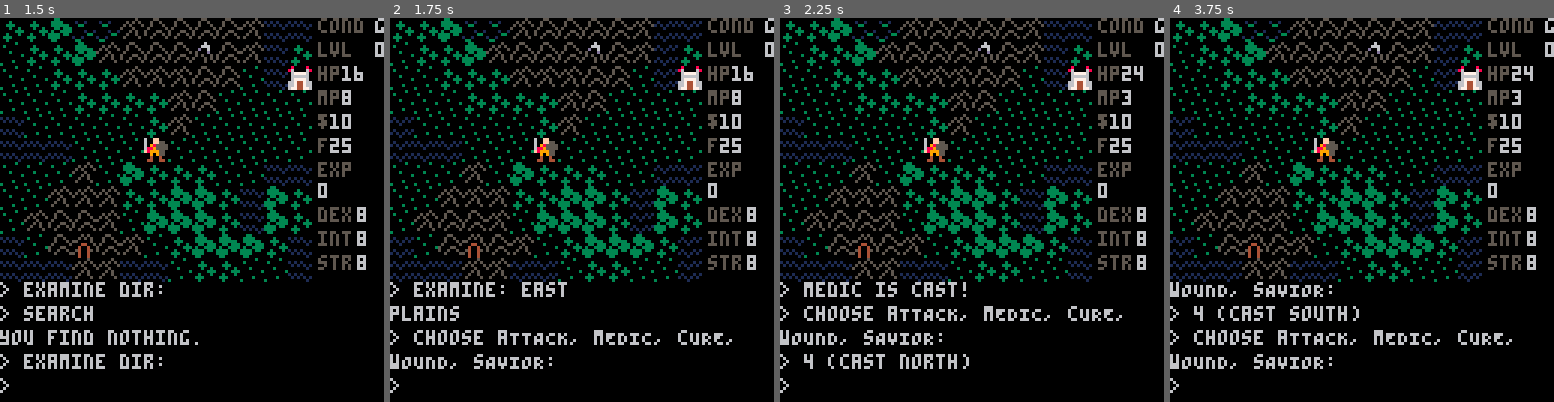
Above: before the commit, frames 1-4 (left to right).
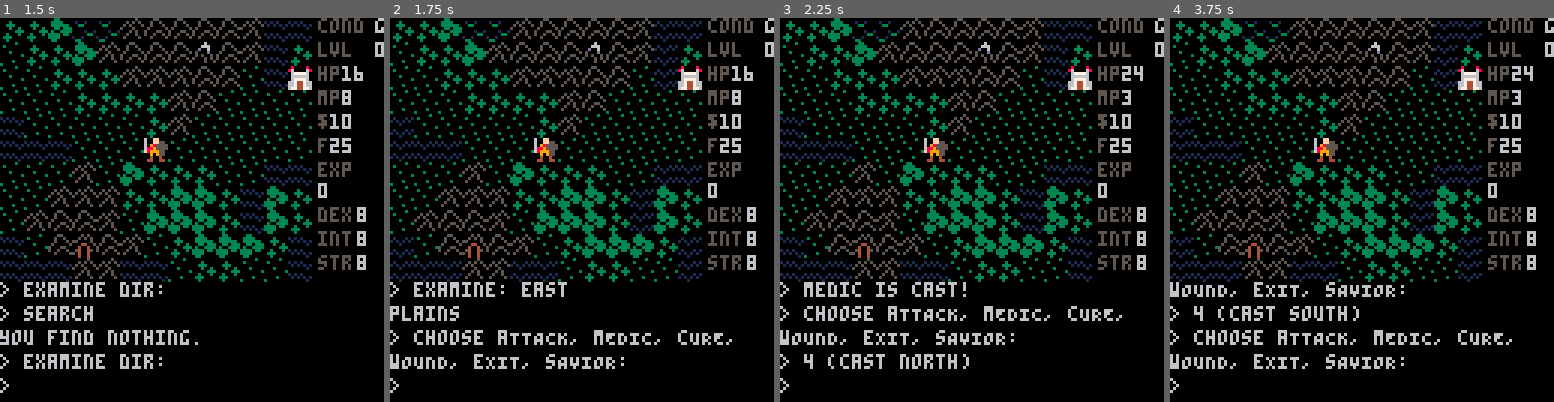
Above: after the commit, the same moments.

Repository: Feneric/Minima
Game: PICO-8 cartridge minima.p8
Same seed, same stepped clock (60 frames per second), same inputs: the game is played once before the commit and once after it.
Inputs:
- Up to frame 1 (1.5 s): tap X (X key) at 0.33, 1.07 s; tap O (Z key) at 0.7 s
- Up to frame 2 (1.75 s): hold Right from 1.6 s (still down); tap O (Z key) at 1.7 s
- Up to frame 3 (2.25 s): tap X (X key) at 1.85 s; release Right at 2.1 s; tap O (Z key) at 2.1 s; hold Up from 2.15 s (still down)
- Up to frame 4 (3.75 s): release Up at 2.42 s; hold Right 2.47-3.03 s; tap O (Z key) every 0.4 s from 2.5 to 3.7 s; tap X (X key) at 2.97 s; hold Left 3.08-3.58 s; hold Down from 3.63 s (still down)

Frame 1 is identical in both runs. In frame 2, 0.6% of the frame differs, in the area x 21-61%, y 87-92%; in frame 3, 0.6%; in frame 4, 1.1%, in the area x 21-61%, y 68-92%.

Commit message:
Most of the game mechanics are now in place.

Diff:
--- a/minima.p8
+++ b/minima.p8
@@ -8,6 +8,13 @@
 
 fullheight,fullwidth=11,13
 halfheight,halfwidth=5,6
+
+-- set up the various messages
+
+winmsg="\n\n\n\n\n\n  congratulations, you've won!\n\n\n\n\n\n\n\n\n\n    press p to get game menu,\n anything else to continue and\n      explore a bit more."
+losemsg="\n\n\n\n\n\n      you've been killed!\n          you lose!\n\n\n\n\n\n\n\n\n\n\n\n    press p to get game menu"
+helpmsg="minima commands:\n\na: attack\nc: cast spell\nd: dialog, talk, buy\ne: enter, board, mount, climb,\n   descend\np: pause, save, load, help\ns: sit & wait\nw: wearing, wielding, status\nx: examine, look (repeat to\n   search)\n\nfor commands with options (like\ncasting or buying) use the first\ncharacter from the list, or\nanything else to cancel."
+msg=helpmsg
 
 -- anyobj is our root objects. all others inherit from it to
 -- save space and reduce redundancy.
@@ -183,290 +190,229 @@
 -- already defined so most do not need many changes. actual
 -- monsters in the game are instances of creatures found in the
 -- bestiary.
-bestiary={}
-
-bestiary[1]={
-  img=96,
-  names={"orc","hobgoblin"},
-  chance=5
-}
-setmetatable(bestiary[1],{__index=orc})
-
-bestiary[2]={
-  img=98,
-  name="skeleton",
-  gold=12,
-  chance=5
-}
-setmetatable(bestiary[2],{__index=undead})
-
-bestiary[3]={
-  img=100,
-  names={"zombie","wight","ghoul"},
-  hp=10,
-  dmg=4,
-  chance=3
-}
-setmetatable(bestiary[3],{__index=undead})
-
-bestiary[4]={
-  img=102,
-  name="troll",
-  hp=15,
-  gold=10,
-  exp=4,
-  chance=4
-}
-setmetatable(bestiary[4],{__index=orc})
-
-bestiary[5]={
-  img=104,
-  names={"hobgoblin","bugbear"},
-  hp=15,
-  gold=8,
-  exp=3,
-  chance=4
-}
-setmetatable(bestiary[5],{__index=orc})
-
-bestiary[6]={
-  img=106,
-  name="giant spider",
-  hp=18,
-  poison=true,
-  hostile=true,
-  gold=8,
-  exp=5,
-  chance=3
-}
-setmetatable(bestiary[6],{__index=animal})
-
-bestiary[7]={
-  img=108,
-  name="giant rat",
-  hp=5,
-  dmg=4,
-  poison=true,
-  eat=true,
-  exp=2,
-  chance=3
-}
-setmetatable(bestiary[7],{__index=animal})
-
-bestiary[8]={
-  img=110,
-  names={"daemon","devil"},
-  hp=50,
-  dmg=10,
-  terrain={1,2,3,4,5,6,7,8,9,10,11,12,13,14,15,16,17,18,22,25,26,27,30,31,33,35},
-  gold=25,
-  exp=15,
-  chance=1
-}
-setmetatable(bestiary[8],{__index=creature})
-
-bestiary[9]={
-  img=112,
-  names={"giant snake","giant asp","serpent"},
-  hp=20,
-  poison=true,
-  terrain={4,5,6,7},
-  exp=6,
-  chance=1
-}
-setmetatable(bestiary[9],{__index=animal})
-
-bestiary[10]={
-  img=114,
-  names={"goblin","kobold"},
-  hp=8,
-  dmg=3,
-  gold=5,
-  exp=1,
-  chance=5
-}
-setmetatable(bestiary[10],{__index=orc})
-
-bestiary[11]={
-  img=116,
-  name="sea serpent",
-  hp=45,
-  hostile=true,
-  terrain={5,12,13,14,15,25},
-  exp=10,
-  chance=5
-}
-setmetatable(bestiary[11],{__index=animal})
-
-bestiary[12]={
-  img=123,
-  flipimg=true,
-  names={"phantom","ghost","wraith"},
-  hp=15,
-  dmg=3,
-  terrain={1,2,3,4,5,6,7,8,16,17,18,19,20,21,22,23,24,25,26,27,28,29,30,31,33,35},
-  exp=7,
-  chance=3,
-  talk={'boooo!','feeear me!'}
-}
-setmetatable(bestiary[12],{__index=undead})
-
-bestiary[13]={
-  img=125,
-  flipimg=true,
-  name="megascorpion",
-  hp=12,
-  dmg=4,
-  poison=true,
-  hostile=true,
-  exp=5,
-  chance=1
-}
-setmetatable(bestiary[13],{__index=animal})
-
-bestiary[14]={
-  --imgs={76,78},
-  img=84,
-  colorsubs={{},{{2,8},{15,4}}},
-  names={"warlock","necromancer","sorceror"},
-  int=10,
-  exp=10,
-  chance=1,
-  talk={"i hex you!","a curse on you!"}
-}
-setmetatable(bestiary[14],{__index=villain})
-
-bestiary[15]={
-  --imgs={84,86},
-  img=88,
-  colorsubs={{},{{1,5},{8,2},{4,1},{2,12},{15,4}}},
-  names={"rogue","bandit","cutpurse"},
-  dex=10,
-  dmg=6,
-  thief=true,
-  chance=2
-}
-setmetatable(bestiary[15],{__index=villain})
-
-bestiary[16]={
-  --imgs={80,82},
-  img=86,
-  colorsubs={{},{{1,5},{15,4}}},
-  names={"ninja","assassin"},
-  poison=true,
-  gold=10,
-  exp=8,
-  chance=1,
-  talk={"you shall die at my hands.","you are no match for me."}
-}
-setmetatable(bestiary[16],{__index=villain})
-
-bestiary[17]={
-  img=120,
-  flipimg=true,
-  name="wisp",
-  terrain={4,5,6},
-  exp=3,
-  chance=1
-}
-setmetatable(bestiary[17],{__index=creature})
-
-bestiary[18]={
-  img=121,
-  flipimg=true,
-  names={"dragon","drake","wyvern"},
-  terrain={1,2,3,4,5,6,7,8,17,18,22,25,26,27,30,31,33,35},
-  hp=50,
-  dmg=10,
-  gold=20,
-  exp=17,
-  chance=1
-}
-setmetatable(bestiary[18],{__index=creature})
-
-bestiary[19]={
-  img=122,
-  colorsubs={{},{{3,9},{11,10}},{{3,14},{11,15}}},
-  flipimg=true,
-  names={"slime","jelly","blob"},
-  gold=5,
-  terrain={17,22,23},
-  eat=true,
-  exp=2,
-  chance=3
-}
-setmetatable(bestiary[19],{__index=animal})
-
-bestiary[20]={
-  img=92,
-  name="mimic",
-  moveallowance=0,
-  thief=true,
-  gold=12,
-  terrain={17,22},
-  exp=4,
-  chance=1
-}
-setmetatable(bestiary[20],{__index=creature})
-
-bestiary[21]={
-  img=124,
-  flipimg=true,
-  name="reaper",
-  moveallowance=0,
-  gold=8,
-  terrain={17,22},
-  exp=5,
-  chance=2
-}
-setmetatable(bestiary[21],{__index=creature})
-
-bestiary[22]={
-  img=69,
-  colorsubs={{{6,5},{7,6}}},
-  flipimg=false,
-  name="pirates",
-  facingmatters=true,
-  facing=1,
-  terrain={12,13,14,15},
-  exp=8,
-  chance=1
-}
-setmetatable(bestiary[22],{__index=creature})
-
-bestiary[23]={
-  img=94,
-  names={"kraken","giant squid"},
-  hp=50,
-  hostile=true,
-  terrain={12,13,14,15},
-  exp=8,
-  chance=2
-}
-setmetatable(bestiary[23],{__index=animal})
-
-bestiary[24]={
-  img=118,
-  flipimg=true,
-  name="ettin",
-  hp=20,
-  dmg=8,
-  exp=6,
-  chance=1
-}
-setmetatable(bestiary[24],{__index=orc})
-
-bestiary[25]={
-  img=119,
-  colorsubs={{},{{2,14},{1,4}}},
-  flipimg=true,
-  names={"gazer","beholder"},
-  hp=12,
-  terrain={17,22},
-  exp=4,
-  chance=1
-}
-setmetatable(bestiary[25],{__index=creature})
+bestiary={
+  {
+    img=96,
+    names={"orc","hobgoblin"},
+    chance=5
+  },{
+    img=102,
+    name="troll",
+    hp=15,
+    gold=10,
+    exp=4,
+    chance=4
+  },{
+    img=104,
+    names={"hobgoblin","bugbear"},
+    hp=15,
+    gold=8,
+    exp=3,
+    chance=4
+  },{
+    img=114,
+    names={"goblin","kobold"},
+    hp=8,
+    dmg=3,
+    gold=5,
+    exp=1,
+    chance=5
+  },{
+    img=118,
+    flipimg=true,
+    name="ettin",
+    hp=20,
+    dmg=8,
+    exp=6,
+    chance=1
+  },{
+    img=98,
+    name="skeleton",
+    gold=12,
+    chance=5
+  },{
+    img=100,
+    names={"zombie","wight","ghoul"},
+    hp=10,
+    dmg=4,
+    chance=3
+  },{
+    img=123,
+    flipimg=true,
+    names={"phantom","ghost","wraith"},
+    hp=15,
+    dmg=3,
+    terrain={1,2,3,4,5,6,7,8,16,17,18,19,20,21,22,23,24,25,26,27,28,29,30,31,33,35},
+    exp=7,
+    chance=3,
+    talk={'boooo!','feeear me!'}
+  },{
+    img=84,
+    colorsubs={{},{{2,8},{15,4}}},
+    names={"warlock","necromancer","sorceror"},
+    int=10,
+    exp=10,
+    chance=1,
+    talk={"i hex you!","a curse on you!"}
+  },{
+    img=88,
+    colorsubs={{},{{1,5},{8,2},{4,1},{2,12},{15,4}}},
+    names={"rogue","bandit","cutpurse"},
+    dex=10,
+    dmg=6,
+    thief=true,
+    chance=2
+  },{
+    img=86,
+    colorsubs={{},{{1,5},{15,4}}},
+    names={"ninja","assassin"},
+    poison=true,
+    gold=10,
+    exp=8,
+    chance=1,
+    talk={"you shall die at my hands.","you are no match for me."}
+  },{
+    img=106,
+    name="giant spider",
+    hp=18,
+    poison=true,
+    hostile=true,
+    gold=8,
+    exp=5,
+    chance=3
+  },{
+    img=108,
+    name="giant rat",
+    hp=5,
+    dmg=4,
+    poison=true,
+    eat=true,
+    exp=2,
+    chance=3
+  },{
+    img=112,
+    names={"giant snake","giant asp","serpent"},
+    hp=20,
+    poison=true,
+    terrain={4,5,6,7},
+    exp=6,
+    chance=1
+  },{
+    img=116,
+    name="sea serpent",
+    hp=45,
+    hostile=true,
+    terrain={5,12,13,14,15,25},
+    exp=10,
+    chance=5
+  },{
+    img=125,
+    flipimg=true,
+    name="megascorpion",
+    hp=12,
+    dmg=4,
+    poison=true,
+    hostile=true,
+    exp=5,
+    chance=1
+  },{
+    img=122,
+    colorsubs={{},{{3,9},{11,10}},{{3,14},{11,15}}},
+    flipimg=true,
+    names={"slime","jelly","blob"},
+    gold=5,
+    terrain={17,22,23},
+    eat=true,
+    exp=2,
+    chance=3
+  },{
+    img=94,
+    names={"kraken","giant squid"},
+    hp=50,
+    hostile=true,
+    terrain={12,13,14,15},
+    exp=8,
+    chance=2
+  },{
+    img=110,
+    names={"daemon","devil"},
+    hp=50,
+    dmg=10,
+    terrain={1,2,3,4,5,6,7,8,9,10,11,12,13,14,15,16,17,18,22,25,26,27,30,31,33,35},
+    gold=25,
+    exp=15,
+    chance=1
+  },{
+    img=120,
+    flipimg=true,
+    name="wisp",
+    terrain={4,5,6},
+    exp=3,
+    chance=1
+  },{
+    img=121,
+    flipimg=true,
+    names={"dragon","drake","wyvern"},
+    terrain={1,2,3,4,5,6,7,8,17,18,22,25,26,27,30,31,33,35},
+    hp=50,
+    dmg=10,
+    gold=20,
+    exp=17,
+    chance=1
+  },{
+    img=92,
+    name="mimic",
+    moveallowance=0,
+    thief=true,
+    gold=12,
+    terrain={17,22},
+    exp=4,
+    chance=1
+  },{
+    img=124,
+    flipimg=true,
+    name="reaper",
+    moveallowance=0,
+    gold=8,
+    terrain={17,22},
+    exp=5,
+    chance=2
+  },{
+    img=69,
+    colorsubs={{{6,5},{7,6}}},
+    flipimg=false,
+    name="pirates",
+    facingmatters=true,
+    facing=1,
+    terrain={12,13,14,15},
+    exp=8,
+    chance=1
+  },{
+    img=119,
+    colorsubs={{},{{2,14},{1,4}}},
+    flipimg=true,
+    names={"gazer","beholder"},
+    hp=12,
+    terrain={17,22},
+    exp=4,
+    chance=1
+  }
+}
+for beastnum=1,#bestiary do
+  local beasttype
+  if beastnum<6 then
+    beasttype=orc
+  elseif beastnum<9 then
+    beasttype=undead
+  elseif beastnum<12 then
+    beasttype=villain
+  elseif beastnum<19 then
+    beasttype=animal
+  else
+    beasttype=creature
+  end
+  setmetatable(bestiary[beastnum],{__index=beasttype})
+end
 
 ankhtype={
   img=38,
@@ -485,55 +431,112 @@
 }
 setmetatable(shiptype,{__index=anyobj})
 
-function purchase(itemtype,attribute)
+function checkpurchase(prompt,checkfunc,purchasefunc)
+  update_lines(prompt)
   cmd,mapnum,curmap=yield()
-  if itemtype[cmd] then
-    desireditem=itemtype[cmd]
-    logit("attr "..hero[attribute].." num "..desireditem.num)
-    if hero[attribute]>=desireditem.num then
-      return {"that is not an upgrade."}
-    elseif hero.gold>=desireditem.price then
-      hero.gold-=desireditem.price
-      hero[attribute]=desireditem.num
-      return {"the "..desireditem.name.." is yours."}
-    else
-      return {"you cannot afford that."}
-    end
+  desireditem=checkfunc(cmd)
+  if desireditem then
+    return purchasefunc(desireditem)
+  elseif desireditem==false then
+    return "you cannot afford that."
   else
-    return {"no sale."}
-  end
+    return "no sale."
+  end
+end
+
+function purchase(prompt,itemtype,attribute)
+  return checkpurchase(prompt,
+    function(cmd)
+      desireditem=itemtype[cmd]
+      if desireditem then
+        logit("attr "..hero[attribute].." num "..desireditem.num)
+        return hero.gold>=desireditem.price and desireditem
+      else
+        return nil
+      end
+    end,
+    function(desireditem)
+      if hero[attribute]>=desireditem.num then
+        return "that is not an upgrade."
+      else
+        hero.gold-=desireditem.price
+        hero[attribute]=desireditem.num
+        return "the "..desireditem.name.." is yours."
+      end
+    end
+  )
 end
 
 shop={
   food=function()
-    update_lines{"$15 for 25 food; a\80\80\82\79\86\69? "}
-    cmd,mapnum,curmap=yield()
-    if cmd=='a' then
-      if hero.gold>=15 then
+    return checkpurchase({"$15 for 25 food; a\80\80\82\79\86\69? "},
+      function(cmd)
+        if cmd=='a' then
+          return hero.gold>=15
+        else
+          return nil
+        end
+      end,
+      function()
         hero.gold-=15
         hero.food=min(hero.food+25,32767)
-        return {"you got more food."}
-      else
-        return {"you cannot afford that."}
-      end
-    else
-      return {"no sale."}
-    end
+        return "you got more food."
+      end
+    )
   end,
-
   armor=function()
-    update_lines{"buy \131cloth $12, \139leather $99,","\145chain $300, or \148plate $950: "}
-    return purchase(armors,'armor')
+    return purchase({"buy \131cloth $12, \139leather $99,","\145chain $300, or \148plate $950: "},armors,'armor')
   end,
   weapons=function()
-    update_lines{"buy d\65\71\71\69\82 $8, c\76\85\66 $40,","a\88\69 $75, or s\87\79\82\68 $150: "}
-    return purchase(weapons,'dmg')
+    return purchase({"buy d\65\71\71\69\82 $8, c\76\85\66 $40,","a\88\69 $75, or s\87\79\82\68 $150: "},weapons,'dmg')
   end,
   hospital=function()
-    return {"choose m\69\68\73\67 ($8), c\85\82\69 ($10),","or s\65\86\73\79\82 ($15): "}
+    return checkpurchase({"choose m\69\68\73\67 ($8), c\85\82\69 ($10),","or s\65\86\73\79\82 ($25): "},
+      function(cmd)
+        desiredspell=spells[cmd]
+        if desiredspell and desiredspell.price then
+          return hero.gold>=desiredspell.price and desiredspell
+        else
+          return nil
+        end
+      end,
+      function(desiredspell)
+        hero.gold-=desiredspell.price
+        if desiredspell.mp==7 then
+          -- perform cure
+          hero.health='g'
+        else
+          -- perform healing
+          increasehp(desiredspell.amount)
+        end
+        return desiredspell.name.." is cast!"
+      end
+    )
   end,
   bar=function()
-    return {"$5 per drink; a\65\80\80\82\79\86\69? "}
+    return checkpurchase({"$5 per drink; a\80\80\82\79\86\69? "},
+      function(cmd)
+        if cmd=='a' then
+          return hero.gold>=5
+        else
+          return nil
+        end
+      end,
+      function()
+        rumors={
+          "1",
+          "2",
+          "3",
+          "4",
+          "5",
+          "6",
+          "7",
+          "8"
+        }
+        update_lines{"while socializing, you hear:"}
+        return '"'..rumors[flr(rnd(#rumors))+1]..'"'
+      end
+    )
   end
 }
 
@@ -579,10 +582,28 @@
 
 -- the maps structure holds information about all of the regular
 -- places in the game, dungeons as well as towns.
+towntype={
+  mapnum=0,
+  newmonsters=0,
+  maxmonsters=0,
+  friendly=true
+}
+dungeontype={
+  mapnum=0,
+  dungeon=true,
+  startz=1,
+  startfacing=1,
+  minx=1,
+  miny=1,
+  maxx=9,
+  maxy=9,
+  newmonsters=25,
+  maxmonsters=10,
+  friendly=false,
+}
 maps={
   {
     name="saugus",
-    mapnum=0,
     enterx=13,
     entery=4,
     startx=76,
@@ -590,14 +611,9 @@
     minx=64,
     miny=0,
     maxx=89,
-    maxy=24,
-    newmonsters=0,
-    maxmonsters=0,
-    friendly=true
-  },
-  {
+    maxy=24
+  },{
     name="lynn",
-    mapnum=0,
     enterx=17,
     entery=4,
     startx=100,
@@ -605,35 +621,34 @@
     minx=88,
     miny=0,
     maxx=112,
-    maxy=24,
-    newmonsters=0,
-    maxmonsters=0,
-    friendly=true
-  },
-  {
+    maxy=24
+  },{
     name="nibiru",
-    mapnum=0,
     enterx=4,
     entery=11,
-    dungeon=true,
     startx=1,
     starty=8,
-    startz=1,
-    startfacing=1,
     minx=1,
     miny=1,
     maxx=9,
     maxy=9,
-    newmonsters=25,
     maxmonsters=5,
-    --maxmonsters=15,
-    friendly=false,
     levels={
       {0x0000,0x3ffe,0x0300,0x3030,0x3ffc,0x3300,0x33fc,0x00c0},
       {0x0000,0xcccd,0x0330,0x3030,0x3cfc,0x0300,0x3fcc,0x00c0}
     }
   }
 }
+for mapsnum=1,#maps do
+  local maptype
+  if mapsnum<3 then
+    maptype=towntype
+  else
+    maptype=dungeontype
+  end
+  setmetatable(maps[mapsnum],{__index=maptype})
+end
+
 -- map 0 is special; it's the world map, the overview map.
 maps[0]={
   name="world",
@@ -691,10 +706,11 @@
 -- spell definitions
 spells={
   a={name='attack',mp=3,amount=10},
-  x={name='medic',mp=5,amount=12,price=20},
-  c={name='cure',mp=7,price=30},
+  x={name='medic',mp=5,amount=12,price=8},
+  c={name='cure',mp=7,price=10},
   tab={name='wound',mp=11,amount=50},
-  s={name='savior',mp=13,amount=60,price=100}
+  e={name='exit',mp=13},
+  s={name='savior',mp=17,amount=60,price=25}
 }
 
 -- the items structure holds the live copy saying which items are
@@ -778,12 +794,14 @@
   turn=0
   turnmade=false
   cycle=0
-  menuitem(1,"save game",savegame)
-  menuitem(2,"load game",loadgame)
-  menuitem(3,"list commands",listcommands)
+  menuitem(1,"list commands",listcommands)
+  menuitem(2,"save game",savegame)
+  menuitem(3,"load game",loadgame)
+  menuitem(4,"new game",run)
   processinput=cocreate(inputprocessor)
   _update=world_update
   _draw=world_draw
+  draw_state=world_draw
   definemonster(1,guard,73,21)
   definemonster(2,guard,102,22)
   definemonster(1,medic,68,8)
@@ -800,7 +818,9 @@
 end
 
 function listcommands()
-  update_lines{"sorry, not implemented yet"}
+  msg=helpmsg
+  draw_state=_draw
+  _draw=msg_draw
 end
 
 function savegame()
@@ -848,10 +868,22 @@
   end
 end
 
+function exitdungeon(curmap)
+  hero.x,hero.y,hero.z=curmap.enterx,curmap.entery,0
+  hero.mapnum=curmap.mapnum
+  hero.facing=0
+  hero.hitdisplay=0
+  _draw=world_draw
+end
+
 function inputprocessor(cmd,mapnum,curmap)
   while true do
     local spots=calculatemoves(mapnum,curmap,hero)
-    if cmd=='west' then
+    if _draw==msg_draw then
+      if cmd!='p' then
+        _draw=draw_state
+      end
+    elseif cmd=='west' then
       if curmap.dungeon then
         hero.facing-=1
         if hero.facing<1 then
@@ -890,7 +922,7 @@
       end
       logit('hero '..hero.x..','..hero.y..','..hero.z)
     elseif cmd=='c' then
-      update_lines{"choose a\84\84\65\67\75, m\69\68\73\67, c\85\82\69,","w\79\85\78\68, s\65\86\73\79\82: "}
+      update_lines{"choose a\84\84\65\67\75, m\69\68\73\67, c\85\82\69,","w\79\85\78\68, e\88\73\84, s\65\86\73\79\82: "}
       cmd,mapnum,curmap=yield()
       if cmd=='c' then
         -- cast cure
@@ -898,6 +930,13 @@
       elseif cmd=='x' or cmd=='s' then
         -- cast healing
         if(checkspell(cmd))increasehp(spells[cmd].amount)
+      elseif cmd=='e' then
+        -- cast exit dungeon
+        if not curmap.dungeon then
+          update_lines{'not in a dungeon.'}
+        elseif(checkspell(cmd)) then
+          exitdungeon(curmap)
+        end
       elseif cmd=='tab' or cmd=='a' then
         -- cast offensive spell
         if checkspell(cmd,'dir:') then
@@ -949,11 +988,7 @@
       local shipindex=checkifinship()
       if curmap.dungeon and hero.z==curmap.startz and hero.x==curmap.startx and hero.y==curmap.starty then
         msg="exiting "..curmap.name.."."
-        hero.x,hero.y,hero.z=curmap.enterx,curmap.entery,0
-        hero.mapnum=curmap.mapnum
-        hero.facing=0
-        hero.hitdisplay=0
-        _draw=world_draw
+        exitdungeon(curmap)
       elseif shipindex then
         msg="exiting ship."
         hero.items[shipindex].facing=hero.facing
@@ -1100,7 +1135,9 @@
 function deducthp(damage)
   hero.hp-=damage
   if hero.hp<=0 then
-    update_lines{"you've been killed!"}
+    msg=losemsg
+    draw_state=_draw
+    _draw=msg_draw
   end
 end
 
@@ -1306,7 +1343,7 @@
   if contents[x][y] then
     local dialog_target=contents[x][y]
     if dialog_target.merch then
-      update_lines(shop[dialog_target.merch]())
+      update_lines{shop[dialog_target.merch]()}
     elseif contents[x][y].talk then
       update_lines{cmd,'"'..dialog_target.talk[flr(rnd(#dialog_target.talk))+1]..'"'}
     else
@@ -1506,7 +1543,7 @@
           elseif rnd(creature.dex*64)>rnd(hero_dodge+hero.armor) then
             hero.gothit=true
             sfx(1)
-            local damage=flr(rnd(creature.str+creature.dmg)-rnd(hero.armor))+1
+            local damage=max(flr(rnd(creature.str+creature.dmg)-rnd(hero.armor))+1,0)
             deducthp(damage)
             update_lines{"the "..creature.name.." hits!"}
             gothit=true
@@ -1873,6 +1910,11 @@
       end
     end
   end
+end
+
+function msg_draw()
+  cls()
+  print(msg)
 end
 
 function world_draw()
